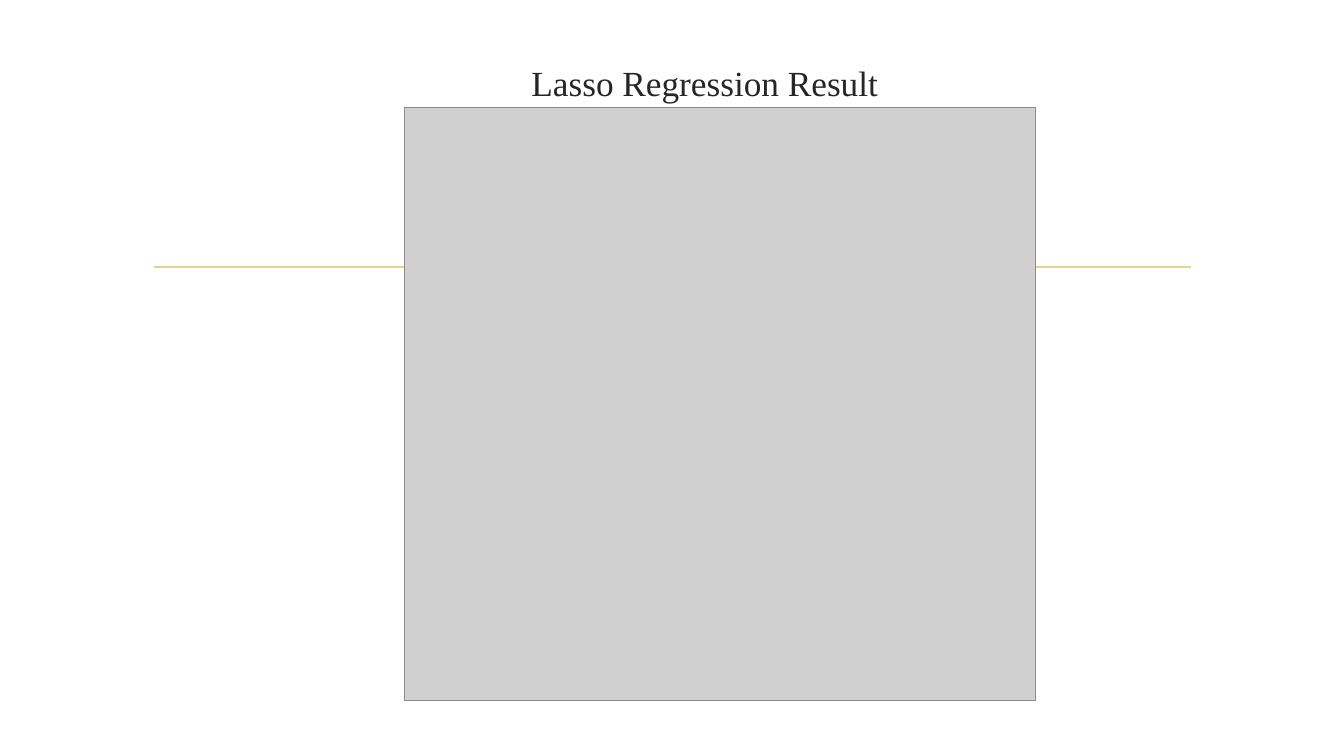
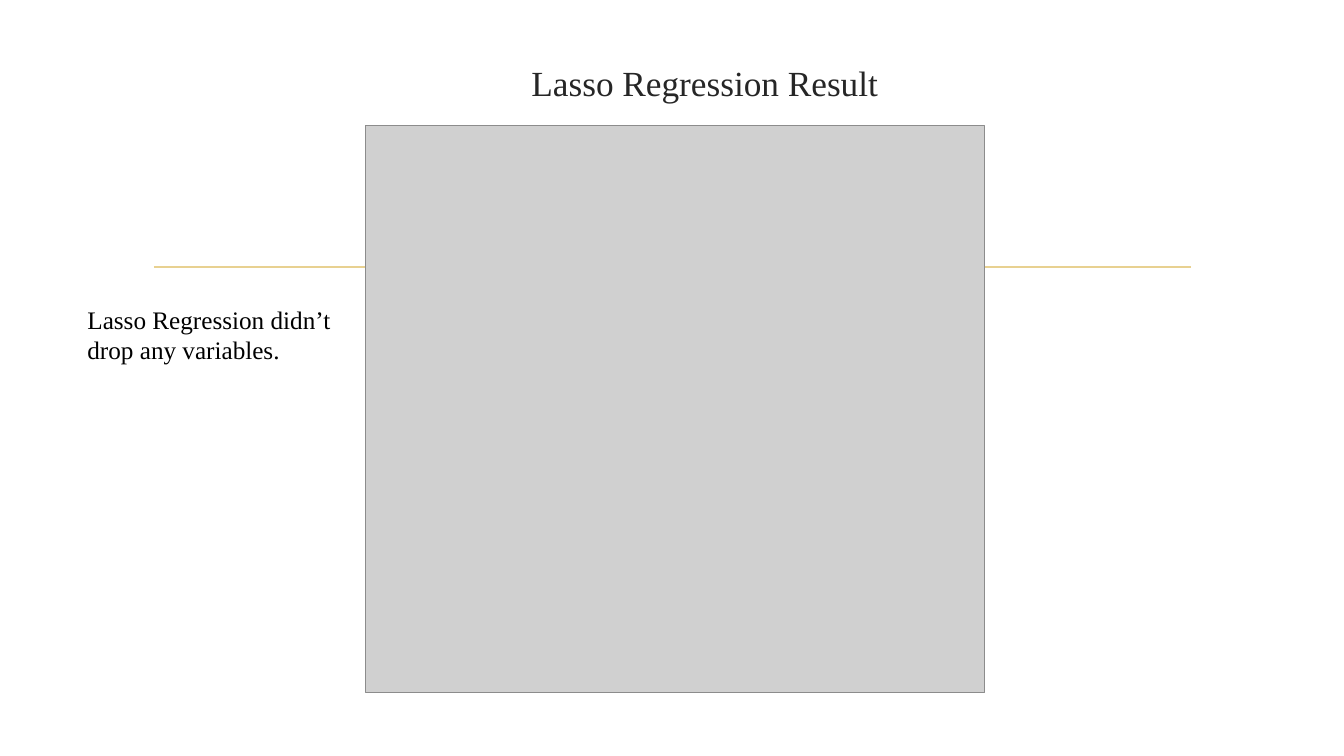
Before and after one commit to asidamo/Variations_In_Hospital_Charges_In_USA, a slide deck: slide 19 of Capstone Presentation.pptx (slide 21 before the commit). Drawn at 1344x756 pixels with LibreOffice and Linux fonts; fonts in the diff are those of the drawing; grey boxes stand for pictures; background and template pictures are left out. Boxes give left, top, right and bottom in pixels: in the first picture for what was removed or moved away, otherwise in the second. Text is boxed around its words. In the diff, an @@ line names an element or a change of style, - is before the commit and + after.

```diff
--- a/Capstone Presentation.pptx
+++ b/Capstone Presentation.pptx
@@ picture resized from (x1=405, y1=107, x2=1036, y2=700) to (x1=366, y1=126, x2=985, y2=694) @@
@@ text added at (x1=87, y1=311, x2=331, y2=365), 18 pt, text #000000 @@
+Lasso Regression didn’t drop any variables.
```
Also in this commit, not shown: 13 other slides changed, 1 slide added, 3 slides removed, 1 other file.
